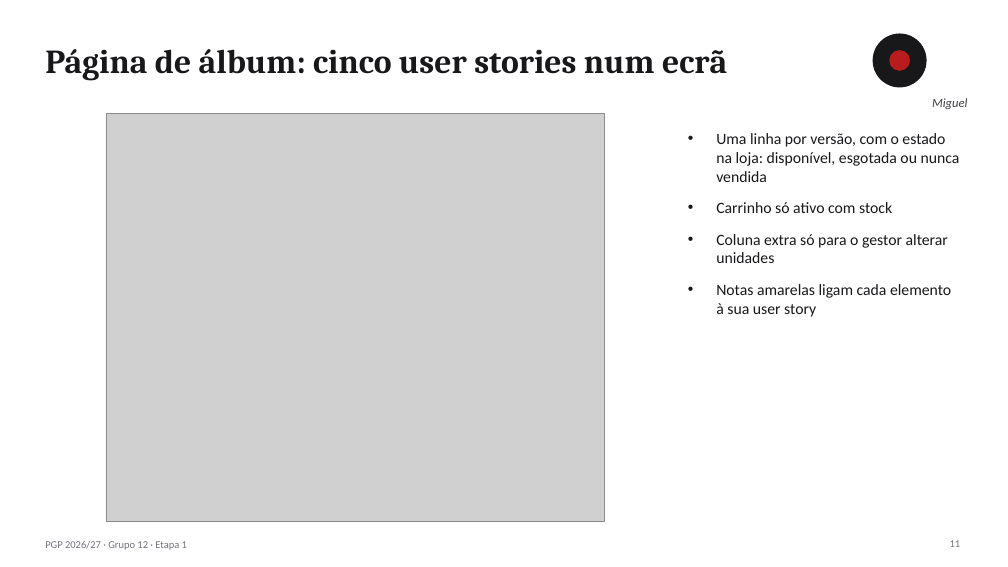
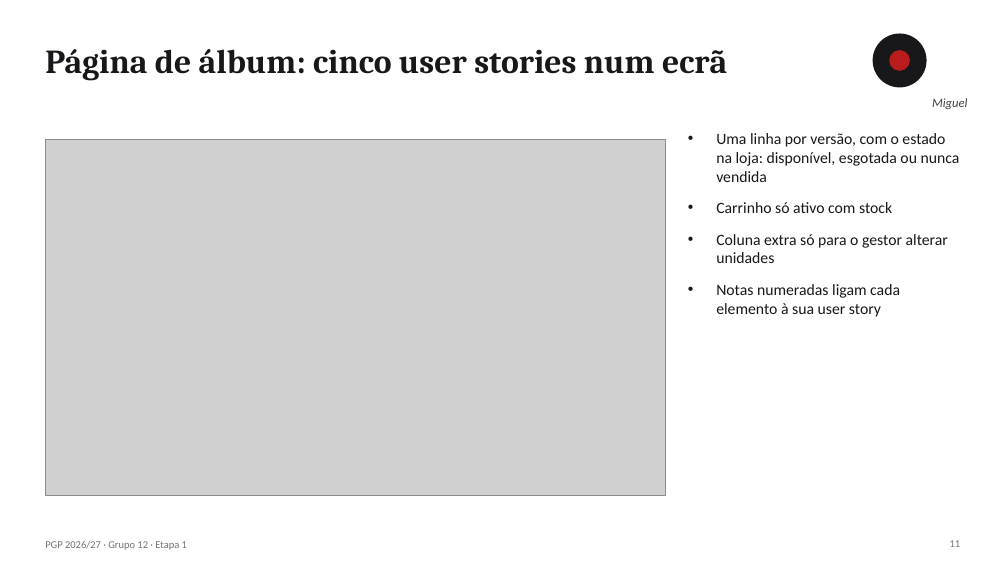
Before and after one commit to malat0o/PGP, a slide deck: slide 11 of etapa1/relatorio/PGP-2627-G12-E1-apresentacao.pptx. Drawn at 1008x567 pixels with LibreOffice and Linux fonts; fonts in the diff are those of the drawing; grey boxes stand for pictures. Boxes give left, top, right and bottom in pixels: in the first picture for what was removed or moved away, otherwise in the second. Text is boxed around its words. In the diff, an @@ line names an element or a change of style, - is before the commit and + after.

Commit message:
Esboços minimalistas: wireframes a preto e branco, com menos elementos e notas curtas

```diff
--- a/etapa1/relatorio/PGP-2627-G12-E1-apresentacao.pptx
+++ b/etapa1/relatorio/PGP-2627-G12-E1-apresentacao.pptx
@@ picture: place and size @@
-picture at [106, 113, 605, 522]
+picture at [45, 140, 665, 495]
@@ text at [716, 284, 900, 317]: text changed @@
-• Notas amarelas ligam cada elemento à sua user story
+• Notas numeradas ligam cada elemento à sua user story
```
Also in this commit, not shown: 1 other slide changed, 19 other files.
